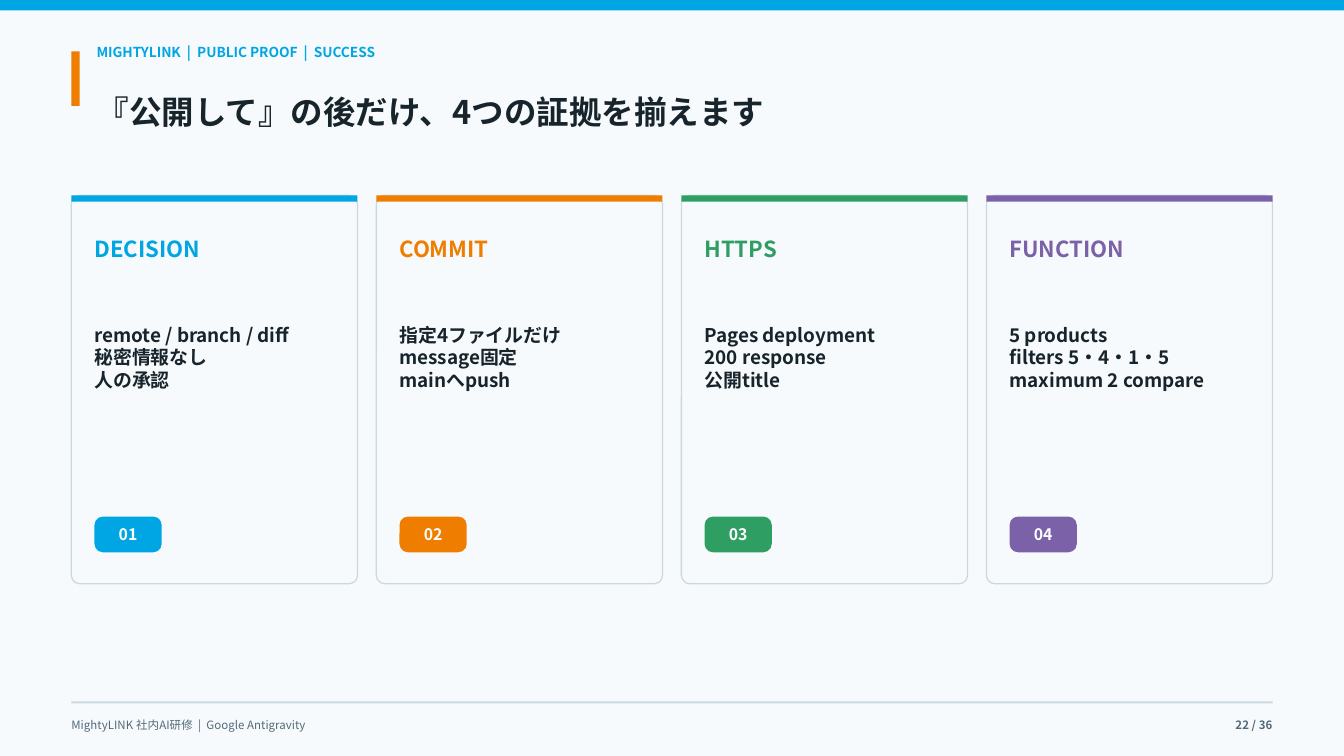
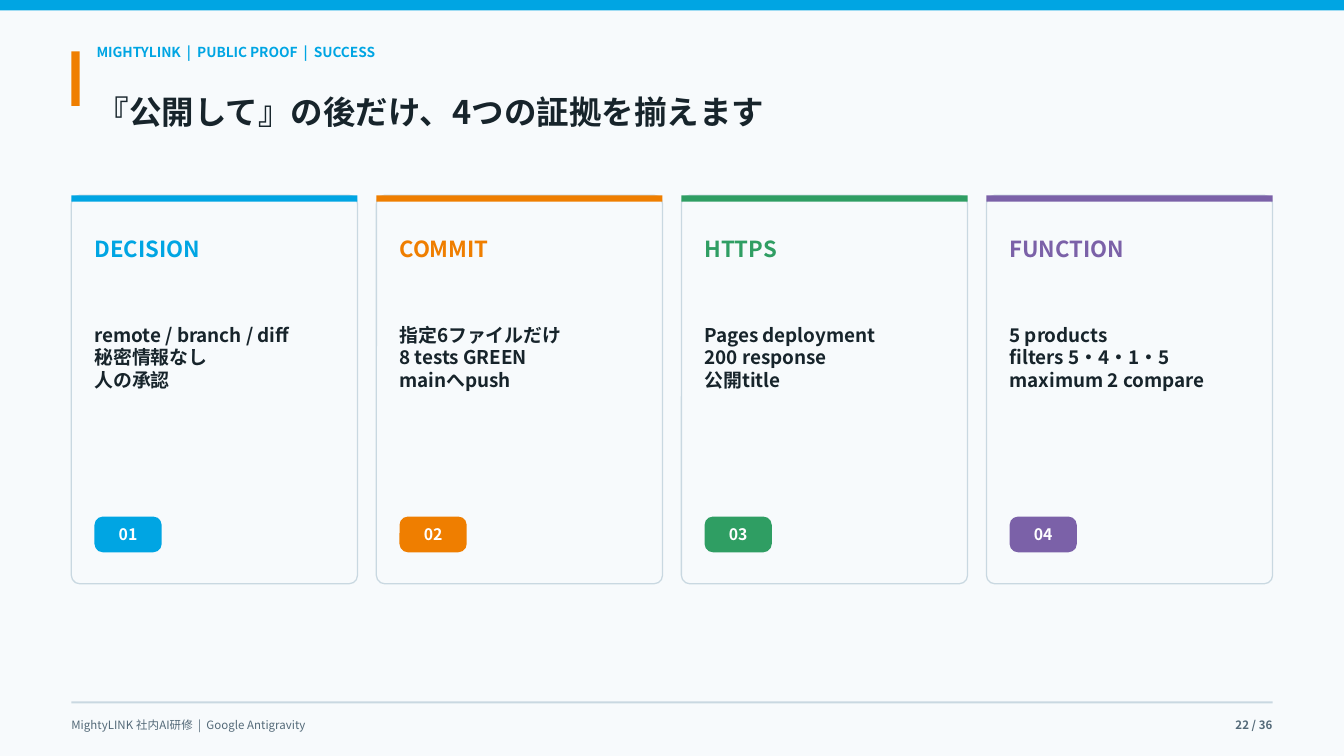
Before and after one commit to kanta13jp1/mighty-link-ai-connect, a slide deck: slide 22 of exports/knowledge_flow/mighty_skill_bridge_antigravity_user_guide_2026.pptx. Drawn at 1344x756 pixels with LibreOffice and Linux fonts; fonts in the diff are those of the drawing. Boxes give left, top, right and bottom in pixels: in the first picture for what was removed or moved away, otherwise in the second. Text is boxed around its words. In the diff, an @@ line names an element or a change of style, - is before the commit and + after.

```diff
--- a/exports/knowledge_flow/mighty_skill_bridge_antigravity_user_guide_2026.pptx
+++ b/exports/knowledge_flow/mighty_skill_bridge_antigravity_user_guide_2026.pptx
@@ text at <box>399,326,561,365</box>: text changed @@
-指定4ファイルだけ
-message固定
+指定6ファイルだけ
+8 tests GREEN
```
Also in this commit, not shown: 14 other slides changed, 1 slide added, 1 slide removed, 15 other files.
